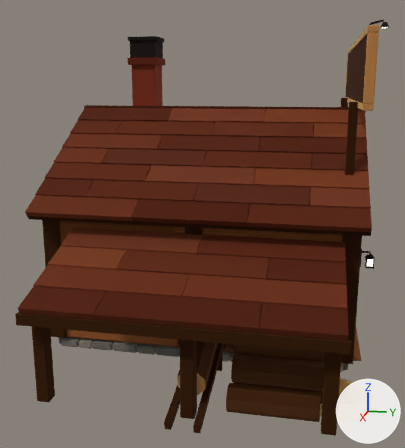
The glTF model assets/meshes/buildings/Sawmill/Sawmill.glb, before and after one commit.
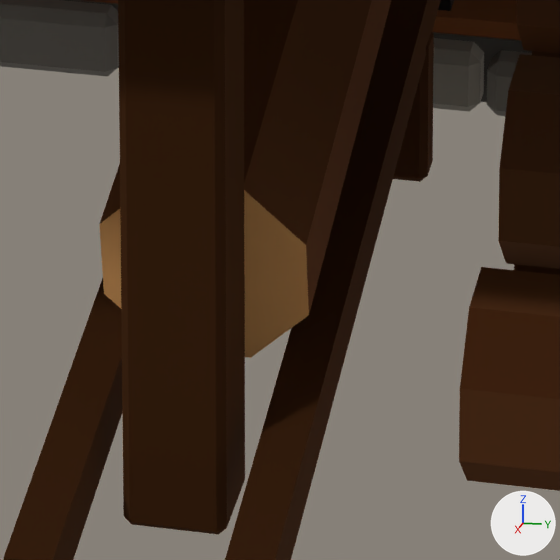
Each version is shown whole from a camera (50 mm lens) standing at (80.9, 12.7, 33.7) and looking at (2.6, -3.0, 14.1), then close up on the part from 40% to 59% of the width and 77% to 94% of the height. The axes (+X, +Y, +Z) are drawn at lower right. The lights are the same throughout. The first two pictures are the older version. Objects named as collision shapes, trigger or cutter boxes, shadow casters or lower levels of detail are left out. Vertices at exactly the same position are counted once.

In view in the first close-up: 'Body'.
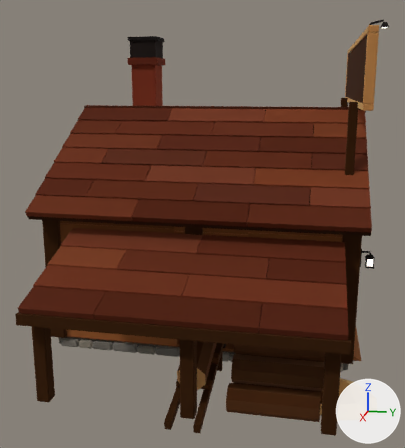
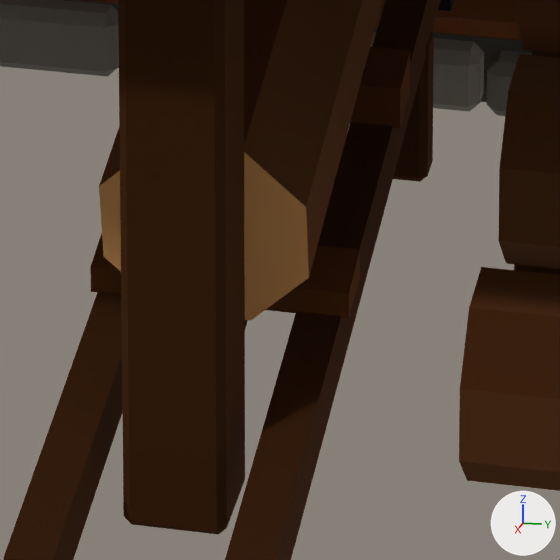
Commit message: phase-2: sawmill mesh, slip log rests on two wooden bunks

Location of each change, (x1, y1, x2, y2) in pixels of the close-ups (560 x 560 px):
part 1 of me_body, built on
    before: (99, 0, 391, 358)
    after: (90, 0, 410, 321)

Edits to the bpy script that builds the scene:
```text
Change me_body:
    used by ob_body; location = (0.0, 0.0, 0.0)
    remove me_body.from_pydata(...)  # 4876 vertices, 8468 faces; spans x -31.3..32.5, y -22.3..20.7, z 0.0..42.3
    add me_body.from_pydata(...)  # 4892 vertices, 8492 faces; spans x -31.3..32.5, y -22.3..20.7, z 0.0..42.3
    me_body part 1
    16 vertices in x 20.6..28.3, y -0.6..2.4, z 1.5..6.2 move by (0.0, 0.0, 0.6)
    8 vertices are added at x 21.8..27.0, y -1.0, z 1.8..3.5
    8 new vertices lie (0.0, 3.8, 0.0) away from vertices in x 21.8..27.0, y -1.0, z 1.8..3.5
    24 new faces join them
```
